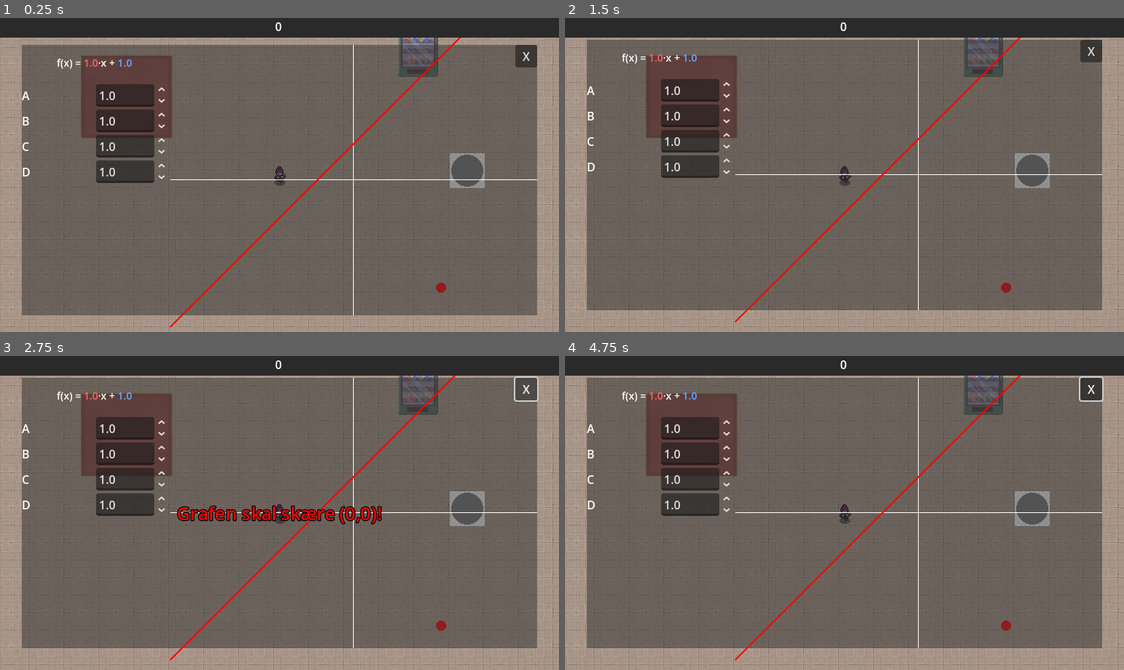
Above: before the commit, frames 1-4 (two rows, left to right).
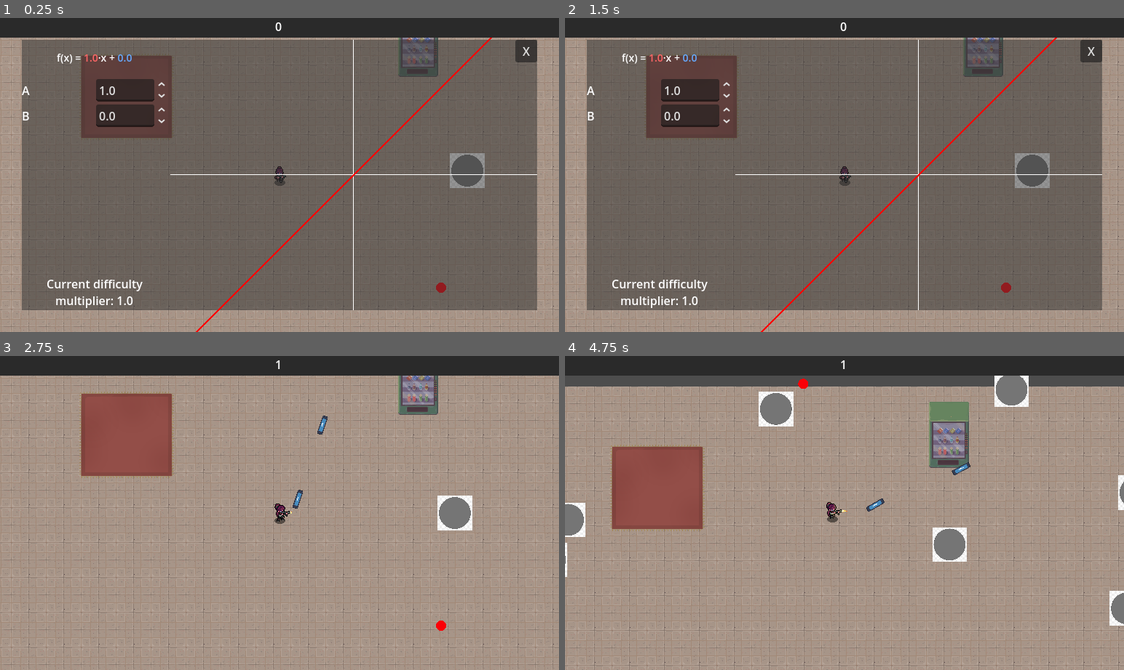
Above: after the commit, the same moments.

Repository: Sylvvs/CoopPuzzle
Game: Godot game, scene res://scenes/logic/scene_handler.tscn
Same seed, same stepped clock (60 frames per second), same inputs: the game is played once before the commit and once after it. The engine's default icon, where the game draws it, is replaced by a stand-in: a white triangle on a blue panel in a dark square.
Inputs (mouse positions are in pixels of both pictures, inside the frame that each line leads up to):
- Up to frame 1 (0.25 s): no input
- Up to frame 2 (1.5 s): move the mouse to (967, 159) at 0.52 s; hold D (right) 0.53-1.28 s; click (967, 159) at 0.6 s; tap Enter at 1.25 s; move the mouse to (732, 190) at 1.27 s; hold S (down) from 1.28 s (still down); tap E (interact) at 1.35 s
- Up to frame 3 (2.75 s): release S (down) at 2 s; click "X" at 2 s
- Up to frame 4 (4.75 s): move the mouse to (900, 443) at 2.77 s; hold D (right) 2.78-3.53 s; click (900, 443) at 2.85 s; move the mouse to (816, 575) at 3.52 s; hold W (up) 3.53-4.28 s; tap E (interact) at 3.6 s; move the mouse to (1012, 560) at 4.27 s; hold A (left) from 4.28 s (still down); click (1012, 560) at 4.35 s

The runs differ from the first frame. In frame 1, 7.0% of the frame differs, in the area x 3-97%, y 6-100%; in frame 2, 2.7%; in frame 3, 79%; in frame 4, 82%, in the area x 0-100%, y 1-100%.

Commit message:
damage mult and upgrades

Diff:
--- a/scenes/UI Elements/Graph editing window.tscn
+++ b/scenes/UI Elements/Graph editing window.tscn
@@ -50,6 +50,12 @@
 layout_mode = 2
 size_flags_vertical = 3
 
+[node name="Difficulty" type="RichTextLabel" parent="MarginContainer/HBoxContainer/LeftPanel"]
+custom_minimum_size = Vector2(0, 50)
+layout_mode = 2
+horizontal_alignment = 1
+vertical_alignment = 1
+
 [node name="Preview" type="Control" parent="MarginContainer/HBoxContainer"]
 layout_mode = 2
 size_flags_horizontal = 3
--- a/scenes/player.gd
+++ b/scenes/player.gd
@@ -8,6 +8,7 @@
 var level_up_requirement = 10
 var level_up_scaling = 1.8
 var functions = ["Quadratic", "Exponential", "Potential", "Sine"]
+var func_params = {"Quadratic": {"A": 1, "B": 0, "C": 1}, "Exponential": {"A": 2, "B": 0.5}, "Potential": {"A": 1, "B": 1}, "Sine": {"A": 1, "B": 1, "C": 1, "D": 1}}
 
 
 @onready var animation_tree = $AnimationTree
@@ -23,6 +24,10 @@
 
 func graf_changed(func_ref: Callable):
 	gun.f = func_ref
+	gun.stats["Damage"] *= graph.difficulty_mult
+	gun.stats["Pierce"] = 1+(level/5)
+	print("Damage is now ", gun.stats["Damage"])
+	print("Pierce is now ", gun.stats["Pierce"])
 
 
 func _physics_process(_delta: float) -> void:
@@ -69,7 +74,9 @@
 	xp -= level_up_requirement
 	level_up_requirement *= level_up_scaling
 	if level % 5 == 0 and not level > 20:
-		graph.load_graph(functions[(level/5)-1], {"A": 1, "B": 0, "C": 1, "D": 0})
+		var graph_name = functions[(level/5)-1]
+		graph.load_graph(graph_name, func_params[graph_name])
+		gun.stats["Damage"] = 5*((level/5)+1)
 	else:
 		var tween = levelPanel.create_tween()
 		tween.tween_property(levelPanel,"position", Vector2(284,91),0.2).set_trans(Tween.TRANS_QUINT).set_ease(Tween.EASE_IN)
--- a/scripts/bullet.gd
+++ b/scripts/bullet.gd
@@ -1,13 +1,11 @@
 extends Area2D
 
 var FUNCT: Callable
-var speed := 5.0
-var lifetime := 5.0
-var damage = 5
-var pierce = 1
+var stats := {"Speed": 5.0, "Lifetime": 5.0, "Damage": 5.0, "Pierce": 1}
 
 var elapsed_time := 0.0
 var arc_table := []
+var local_pierce = stats["Pierce"]
 
 var total_length := 0.0
 var init_pos
@@ -40,7 +38,7 @@
 		return
 
 	elapsed_time += delta
-	var distance := elapsed_time * speed
+	var distance = elapsed_time * stats["Speed"]
 
 	var x := _get_x_from_arc(distance)
 	var y = FUNCT.call(x)
@@ -56,10 +54,10 @@
 	position = init_pos+ Vector2(x * 100, -y * 100).rotated(init_rot)
 	visible = true;
 
-	if elapsed_time > lifetime:
+	if elapsed_time > stats["Lifetime"]:
 		queue_free()
 
-	if pierce <= 0:
+	if local_pierce <= 0:
 		queue_free()
 
 func _get_x_from_arc(s: float) -> float:
@@ -83,5 +81,5 @@
 
 func _on_body_entered(body: Node2D) -> void:
 	if body.is_in_group('enemies'):
-		body.health -= damage
-		pierce -= 1
+		body.health -= stats["Damage"]
+		local_pierce -= 1
--- a/scripts/graph_editing_window.gd
+++ b/scripts/graph_editing_window.gd
@@ -5,10 +5,12 @@
 @onready var graph_type_label := $MarginContainer/HBoxContainer/LeftPanel/Func
 @onready var close_button := $MarginContainer/Close
 @onready var error_label := $Warning
+@onready var diff_label := $MarginContainer/HBoxContainer/LeftPanel/Difficulty
 
 var current_graph_type := ""
 var current_params := {}
 var param_base := {"A": 1, "B": 1, "C": 1, "D": 1}
+var difficulty_mult := 1.0
 
 const COL_A = "#ff6666"  # red-ish
 const COL_B = "#66aaff"  # blue
@@ -23,8 +25,7 @@
 	visible = true;
 	get_tree().paused = true;
 	close_button.pressed.connect(_close)
-	_show_popup()
-	load_graph("Linear", {"A": 1, "B": 1, "C": 1, "D": 1})
+	load_graph("Linear", {"A": 1, "B": 0})
 
 func load_graph(graph_type: String, params: Dictionary):
 	visible = true;
@@ -33,6 +34,7 @@
 	current_params = params.duplicate()
 
 	graph_type_label.text = _get_function_string()
+	diff_label.text = "Current difficulty multiplier: %s" % difficulty_mult;
 	_build_param_ui()
 	_update_preview()
 
@@ -81,6 +83,7 @@
 
 func _on_param_changed(new_val: float, key: String):
 	current_params[key] = new_val
+	diff_label.text = "Current difficulty multiplier: %s" % difficulty_mult;
 	error_label.visible = false;
 	graph_type_label.text = _get_function_string()
 	_update_preview()
@@ -104,7 +107,9 @@
 		"Potential":
 			preview.set_function(func(x): return pow(x, A) * B)
 		_:
-			preview.set_function(func(x): return 0)
+			preview.set_function(func(_x): return 0)
+
+	_update_difficulty(A, B, C, D)
 
 
 func _graph_is_centered(tolerance := 0.5) -> bool:
@@ -147,6 +152,27 @@
 		_:
 			return "f(x) = ?"
 
+func _update_difficulty(A: float, B: float, _C: float, _D: float):
+	var diff := 1.0
+
+	match current_graph_type:
+		"Sine":
+			diff += 1.0 / sqrt(abs(A)+0.1)
+		"Linear":
+			diff += sqrt(abs(A))
+		"Quadratic":
+			diff += sqrt(abs(A)) * 0.2 + sqrt(abs(B)) * 0.5
+		"Exponential":
+			diff += sqrt(abs(A))
+		"Potential":
+			diff += 2.0 / sqrt(max(0.01, A))
+		_:
+			diff = 1.0
+
+	difficulty_mult = max(1.0, diff)
+	difficulty_mult = snapped(difficulty_mult, 0.01)
+
+
 
 func _c(num: float, color: String) -> String:
 	return "[color=%s]%.1f[/color]" % [color, num]
--- a/scripts/gun.gd
+++ b/scripts/gun.gd
@@ -4,6 +4,7 @@
 
 var cooldown = 0;
 var cooldown_timer = 0.2
+var stats := {"Speed": 5.0, "Lifetime": 5.0, "Damage": 5.0, "Pierce": 1}
 
 var f: Callable = func(x): return sin(2*x)
 
@@ -22,6 +23,7 @@
 
 func summon_bullet():
 	var new_bullet = BULLET.instantiate()
+	new_bullet.stats = stats;
 	new_bullet.visible = false;
 	new_bullet.FUNCT = f
 	new_bullet.position = get_parent().position+Vector2(25,0).rotated(rotation)
--- a/scripts/preview.gd
+++ b/scripts/preview.gd
@@ -1,6 +1,6 @@
 extends Control
 
-var func_ref: Callable = func(x): return 0
+var func_ref: Callable = func(_x): return 0
 
 func set_function(f: Callable):
 	func_ref = f
